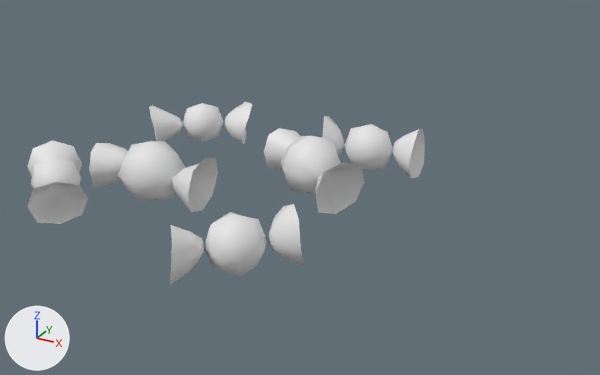
The Blender file Model/Candies.blend, before and after one commit.
Both versions are drawn from a 50 mm lens placed at (9.11, -14.63, 6.73), pointed at (1.74, -1.22, 0.03). The axes (+X, +Y, +Z) are drawn at lower left. The lights are the same throughout. The first picture is the older version.

Objects in the first picture: 'Candy_A', 'Candy_B', 'Candy_C', 'Candy_D', 'Candy_E', 'Candy_F'.
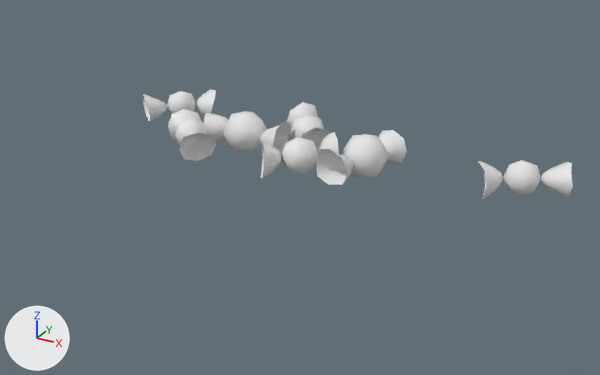
Where the change shows, as pixel boxes [x1, y1, x2, y2] in the pictures (600 x 375 px):
```json
{"object": "Candy_B", "change": "moved, rescaled", "before": [89, 141, 218, 213], "after": [203, 111, 290, 154], "on screen": "32% narrower, 40% shorter"}
{"object": "Candy_F", "change": "moved, rescaled", "before": [170, 204, 304, 285], "after": [261, 132, 339, 178], "on screen": "41% narrower, 43% shorter"}
{"object": "Candy_E", "change": "moved, turned, rescaled", "before": [264, 128, 364, 214], "after": [316, 130, 407, 185]}
{"object": "Candy_A", "change": "moved, rescaled", "before": [27, 140, 88, 224], "after": [168, 109, 216, 161], "on screen": "21% narrower, 38% shorter"}
{"object": "Candy_C", "change": "moved, turned, rescaled", "before": [322, 116, 425, 179], "after": [286, 102, 329, 153]}
{"object": "Candy_D", "change": "moved, turned, rescaled", "before": [149, 102, 252, 144], "after": [143, 90, 216, 121]}
{"object": "Candy_A.001", "change": "added", "after": [478, 160, 573, 200]}
```

Edits to the scene script, one JSON object a line:
```json
{"op": "set", "path": "ob_candy_a.location", "old": "(-2.86, -3.26, 0.0)", "new": "(-1.23, -0.77, 0.5)"}
{"op": "set", "path": "ob_candy_a.scale", "old": "(2.0, 2.0, 2.0)", "new": "(1.4, 1.4, 1.4)"}
{"op": "set", "path": "ob_candy_b.location", "old": "(-1.43, -1.92, 0.0)", "new": "(-0.27, -0.07, 0.5)"}
{"op": "set", "path": "ob_candy_b.scale", "old": "(2.0, 2.0, 2.0)", "new": "(1.4, 1.4, 1.4)"}
{"op": "set", "path": "ob_candy_c.location", "old": "(1.99, 1.53, 0.0)", "new": "(0.94, 0.57, 0.5)"}
{"op": "set", "path": "ob_candy_c.rotation_euler", "old": "(0.0, 0.0, -2.921)", "new": "(0.0, 0.0, -4.062)", "note": "degrees (0, 0, -167) -> degrees (0, 0, -233)"}
{"op": "set", "path": "ob_candy_c.scale", "old": "(2.0, 2.0, 2.0)", "new": "(1.4, 1.4, 1.4)"}
{"op": "set", "path": "ob_candy_d.location", "old": "(-2.28, 1.16, 0.0)", "new": "(-2.62, 0.78, 0.5)"}
{"op": "set", "path": "ob_candy_d.rotation_euler", "old": "(0.0, 0.0, 0.646)", "new": "(0.0, 0.0, 0.767)", "note": "degrees (0, 0, 37) -> degrees (0, 0, 44)"}
{"op": "set", "path": "ob_candy_d.scale", "old": "(2.0, 2.0, 2.0)", "new": "(1.4, 1.4, 1.4)"}
{"op": "set", "path": "ob_candy_e.location", "old": "(1.36, -0.01, 0.0)", "new": "(2.64, -0.13, 0.5)"}
{"op": "set", "path": "ob_candy_e.rotation_euler", "old": "(0.0, 0.0, -0.609)", "new": "(0.0, 0.0, -1.897)", "note": "degrees (0, 0, -35) -> degrees (0, 0, -109)"}
{"op": "set", "path": "ob_candy_e.scale", "old": "(2.0, 2.0, 2.0)", "new": "(1.4, 1.4, 1.4)"}
{"op": "set", "path": "ob_candy_f.location", "old": "(1.9, -3.85, 0.0)", "new": "(1.47, -0.76, 0.5)"}
{"op": "set", "path": "ob_candy_f.scale", "old": "(2.0, 2.0, 2.0)", "new": "(1.4, 1.4, 1.4)"}
{"op": "add", "block": "ob_candy_a_001", "code": ["ob_candy_a_001 = bpy.data.objects.new('Candy_A.001', me_candy_dshape)", "ob_candy_a_001.location = (5.76, 0.27, 0.5)", "ob_candy_a_001.rotation_euler = (0.0, 0.0, -2.738)  # degrees (0, 0, -157)", "ob_candy_a_001.scale = (1.4, 1.4, 1.4)"]}
```
